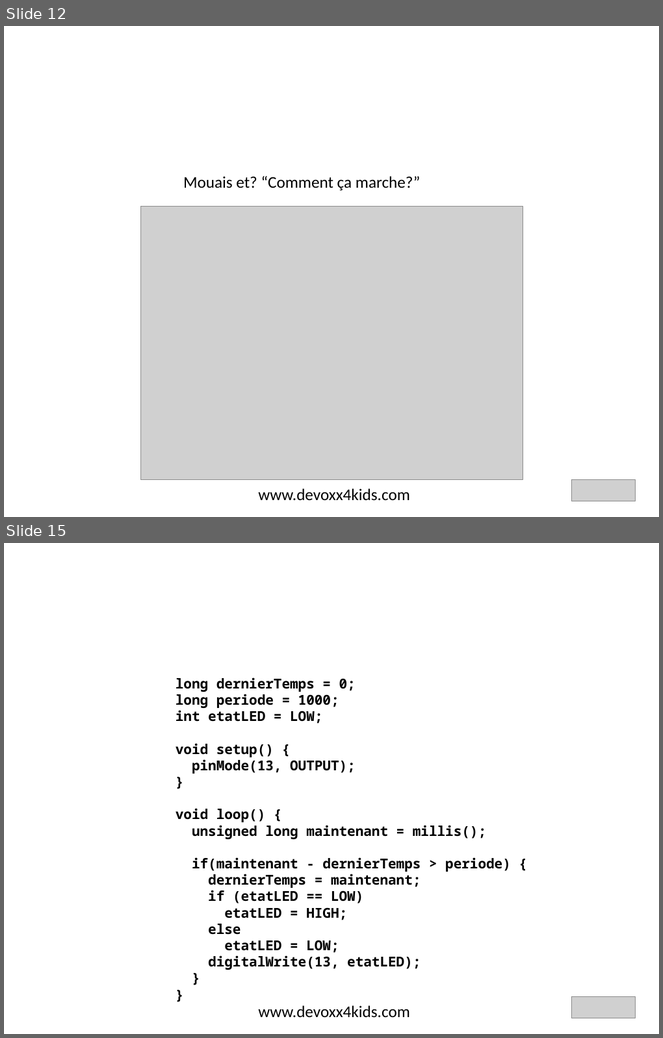
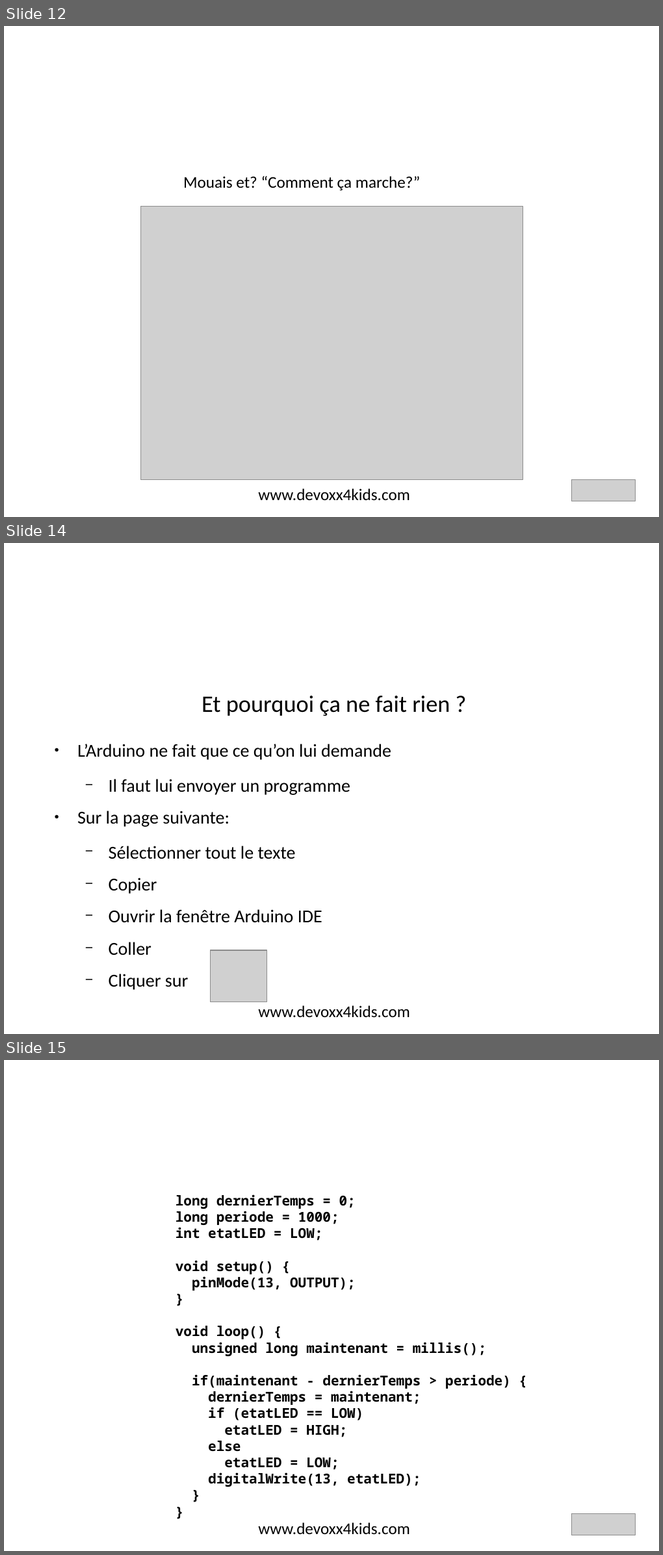
Before and after one commit to jblievremont/ArduinoDevoxx4KidsCH, a slide deck: Presentation/D4K-Arduino-2013-FR.odp. Shown one above the other, each under a label of ours: slides 12 and 15 before the commit, slides 12, 14 and 15 after it; the slides between them are not shown. The pictures are 663x1038 and 663x1555 pixels, drawn with LibreOffice and Linux fonts; fonts in the diff are those of the drawing; grey boxes stand for pictures; background and template pictures are left out. Boxes give left, top, right and bottom in pixels: in the first picture for what was removed or moved away, otherwise in the second. Text is boxed around its words. In the diff, an @@ line names an element or a change of style, - is before the commit and + after.

```diff
--- a/Presentation/D4K-Arduino-2013-FR.odp
+++ b/Presentation/D4K-Arduino-2013-FR.odp
@@ slide 14 added at <box>4,543,659,1034</box>, background #FFFFFF; not listed: 1 template element that a slide beside it also shows @@
@@ title added at <box>202,696,450,716</box>, 26 pt, text #000000 @@
+Et pourquoi ça ne fait rien ?
@@ text added at <box>77,744,391,990</box>, 20 pt, text #000000 @@
+● L’Arduino ne fait que ce qu’on lui demande
+  − Il faut lui envoyer un programme
+● Sur la page suivante:
+  − Sélectionner tout le texte
+  − Copier
+  − Ouvrir la fenêtre Arduino IDE
+  − Coller
+  − Cliquer sur
@@ picture added at <box>211,951,267,1003</box> @@
```
Also in this commit, not shown: 4 slides changed, 1 slide removed, 7 other files.
